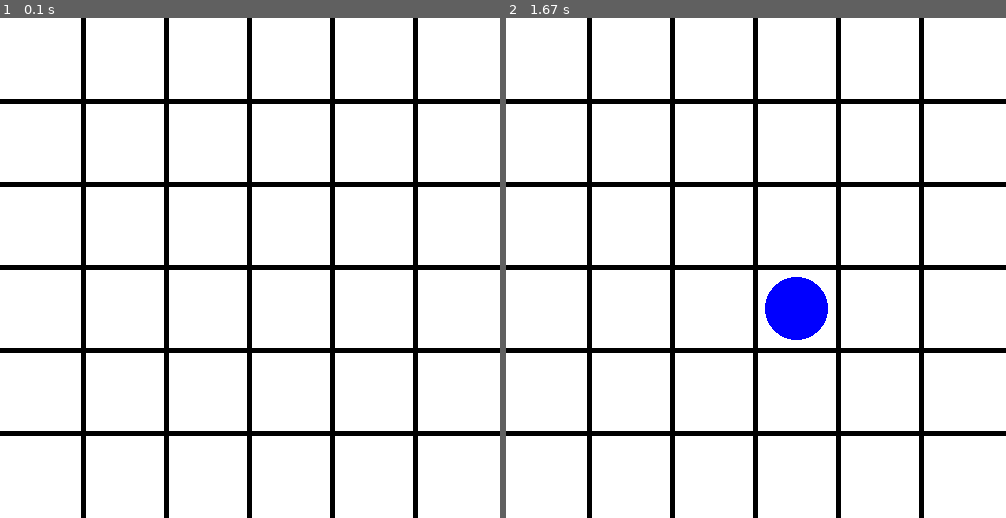
Above: before the commit, frames 1-2 (left to right).
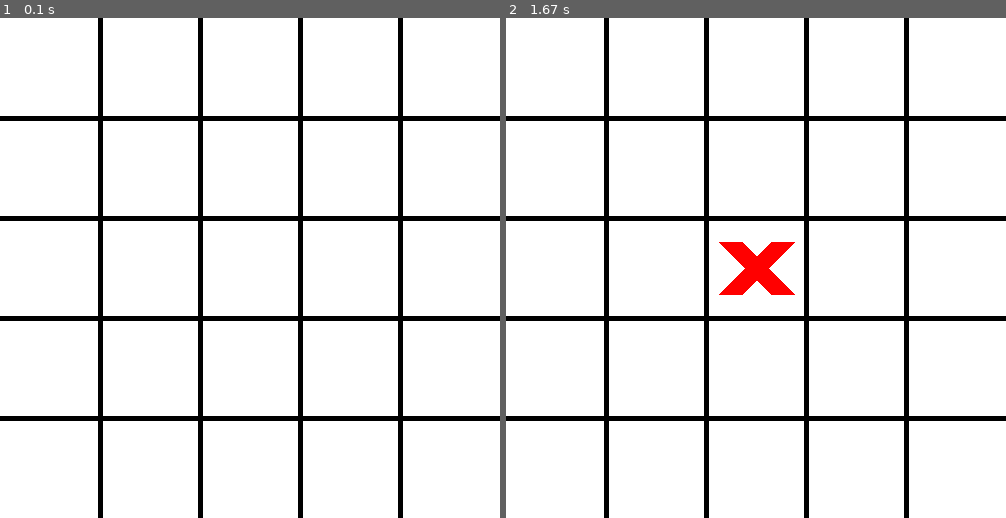
Above: after the commit, the same moments.

Repository: Magoninho/tic-tac-toe-pygame
Game: pygame game, started from main.py
The game is run twice, just before and just after one commit, with the same random seed, the same clock (stepped at 60 frames per second) and the same inputs.
Inputs (mouse positions are in pixels of both pictures, inside the frame that each line leads up to):
- Up to frame 1 (0.1 s): no input
- Up to frame 2 (1.67 s): click (756, 268) at 0.38 s

The runs differ from the first frame. In frame 1, 17% of the frame differs, in the area x 0-100%, y 0-100%; in frame 2, 19%.

Commit message:
added win conditions

Diff:
--- a/docs/ideas.txt
+++ b/docs/ideas.txt
@@ -1,13 +1,20 @@
-# How to make the drawinings stay on the screen when drawned?
-- making an array and append all the drawinings to it?
--
-
 
 # How to make the DRAWINING of player change?
 
 # How to check if the board array is full, and which parts are AVAILABLE?
 Checking if the spot is available avoids the player override the play of your opponent (which is unfair :P)
-...
+
+todos os espaços do jogo podem estar tanto DISPONIVEIS, quanto INDISPONIVEIS pois pode já haver algum desenho nele.
+a tecnica pra checar se já existe um desenho nele nao deu certo entao temos que pensar em outra forma
+THE CODING TRAIN HELP
+
+criar um array com as posições disponiveis e remover a posição em que o mouse clicou
+no video ele cria uma funçao nextTurn, no meu codigo eu deveria fazer isso na função play()
+se nao tiver mais lugares disponiveis o array available deve estar COMPLETO (length = 0) e sem nenhum vencedor (criar uma variavel pra o vencedor)
+
+- fazer tudo isso na classe player ou na classe board?
+como na classe board tem a função play() entao é possivel fazer por lá
+
 
 # How to check if someone wins? And how to check the directions that the player won (diagonals, etc)
 To check that there was a tie, the board must be full AND without any wins.
@@ -16,5 +23,13 @@
 - if the board is full/there's no spots available AND no wins then: tie
 - if he have some win : the player wins
 
+checar as horizontais, verticais e diagonais
+    cada um precisa ser igual, MAS NAO PODEM SER VAZIOS. pois se forem vazios o jogo vai pensar que a parte branca ('') ganhou
+
+
 
 # How to draw the line that shows who won?
+
+
+
+# como fazer a verificação do vencedor que funciona em qualquer tamanho de tabuleiro
--- a/main.py
+++ b/main.py
@@ -10,9 +10,9 @@
 class Player:
     def __init__(self):
         self.players = [
-            'X', 'O'
+            'O', 'X'
         ]
-        self.current_player = 0
+        self.current_player = 1
 
     def change_players(self):
         if self.current_player == 0:
@@ -28,9 +28,28 @@
         self.board = [
             ['' for _ in range(self.cols_and_rows)] for _ in range(self.cols_and_rows)
         ]
+        self.available = []  # array pra checar quais spots estao disponiveis
+
         self.player = player_class
         self.mouse_x = None
         self.mouse_y = None
+
+    def check_winner(self, player):
+
+        # Vertical
+        for col in range(len(self.board)):
+            conditions_vertical = [self.board[row][col] ==
+                                   player for row in range(len(self.board))]
+            conditions_horizontal = [self.board[col][row] ==
+                                     player for row in range(len(self.board))]
+            conditions_diagonal_1 = [self.board[row][row] ==
+                                     player for row in range(len(self.board))]
+            conditions_diagonal_2 = [self.board[col][col] ==
+                                     player for col in range(len(self.board))]
+            if all(conditions_vertical) or all(conditions_horizontal) or all(conditions_diagonal_1) or all(conditions_diagonal_2):
+                os.system("cls")
+                print(
+                    f"o jogador {player} ganhou o jooj!!!\nParabéns {player}, você é muito brabo", end="")
 
     def draw_board(self):
         self.x_off = SCREEN_SIZE[0] // len(self.board)
@@ -43,16 +62,19 @@
             for j in range(len(self.board[i])-1):
                 pygame.draw.line(
                     self.screen, colors['BLACK'], ((j + 1) * self.x_off, 0), ((j + 1) * self.y_off, SCREEN_SIZE[0]), 5)
-        self.draw_players()
 
     def play(self, mouse_pos):
+
         self.mouse_x = int(mouse_pos[0] // self.x_off)
         self.mouse_y = int(mouse_pos[1] // self.y_off)
 
-        self.player.change_players()
-        # adds to the board and X or an O
-        self.board[self.mouse_y][self.mouse_x] = self.player.players[self.player.current_player]
-        print(self.board)  # remove this after
+        if self.board[self.mouse_y][self.mouse_x] == '':
+            # adds to the board and X or an O
+            self.board[self.mouse_y][self.mouse_x] = self.player.players[self.player.current_player]
+            self.check_winner(self.player.players[self.player.current_player])
+            self.player.change_players()
+            self.draw_players()  # toda vida que ocorrer uma jogada ele vai desenhar essa jogada
+            # print(self.board)
 
     def draw_players(self):
 
@@ -61,7 +83,6 @@
         # como as coordenadas do mouse começam como None, eu tenho que verificar antes de executar
         if self.mouse_x is not None and self.mouse_y is not None:
             # checa qual jogador será desenhado a partir da variavel current_player da classe Player
-
             # se for o X
             if self.player.current_player is 0:
                 pygame.draw.line(
@@ -84,7 +105,7 @@
         self.clock = pygame.time.Clock()
         self.fps = 60
         self.Player = Player()
-        self.Board = Board(self.screen, self.Player, cols_and_rows=6)
+        self.Board = Board(self.screen, self.Player, cols_and_rows=5)
         self.screen.fill(colors['WHITE'])
 
     def render(self):
@@ -109,7 +130,6 @@
             if event.type == pygame.MOUSEBUTTONDOWN:
                 self.mouse = pygame.mouse.get_pos()
                 self.Board.play(self.mouse)
-                self.Board.draw_players()
 
     def main_loop(self):
         self.clock.tick(self.fps)
Not shown, changed: docs/todo.txt
